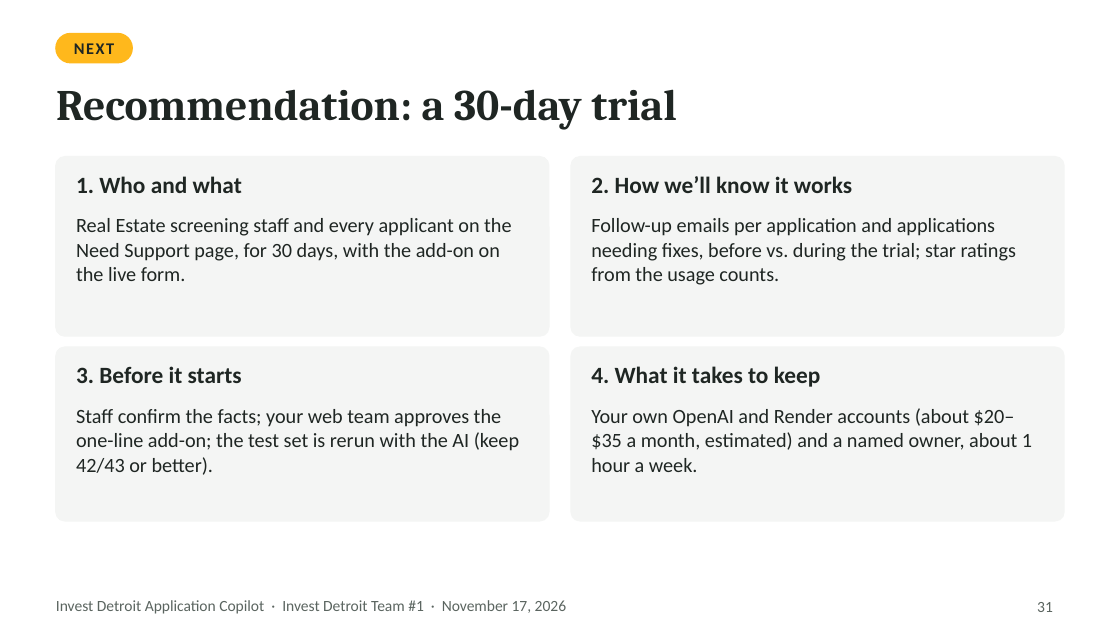
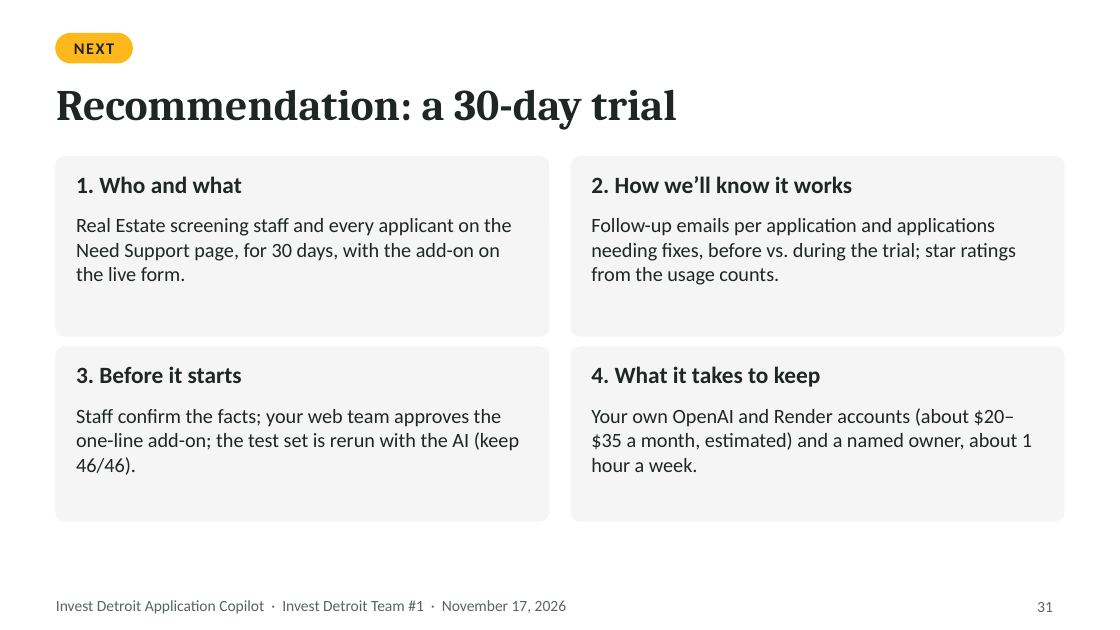
Before and after one commit to Ross-Business-Tech/Invest-Detroit-Project-1, a slide deck: slide 31 of docs/slides/Invest-Detroit-Copilot-Client-Deck.pptx. Drawn at 1120x630 pixels with LibreOffice and Linux fonts; fonts in the diff are those of the drawing. Boxes give left, top, right and bottom in pixels: in the first picture for what was removed or moved away, otherwise in the second. Text is boxed around its words. In the diff, an @@ line names an element or a change of style, - is before the commit and + after.

```diff
--- a/docs/slides/Invest-Detroit-Copilot-Client-Deck.pptx
+++ b/docs/slides/Invest-Detroit-Copilot-Client-Deck.pptx
@@ text at [76, 409, 519, 475]: text changed @@
-Staff confirm the facts; your web team approves the one-line add-on; the test set is rerun with the AI (keep 42/43 or better).
+Staff confirm the facts; your web team approves the one-line add-on; the test set is rerun with the AI (keep 46/46).
```
Also in this commit, not shown: 4 other slides changed, 25 other files.
